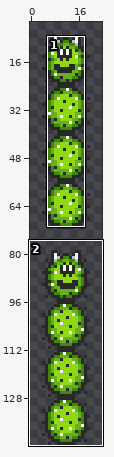
Sprite sheet: Expanded Enemies/Pokeys/[Skins]/SMB3/npc-860e.png. Above: a wide view before the commit, with the close-up outlined.
Close-up. Earlier state:
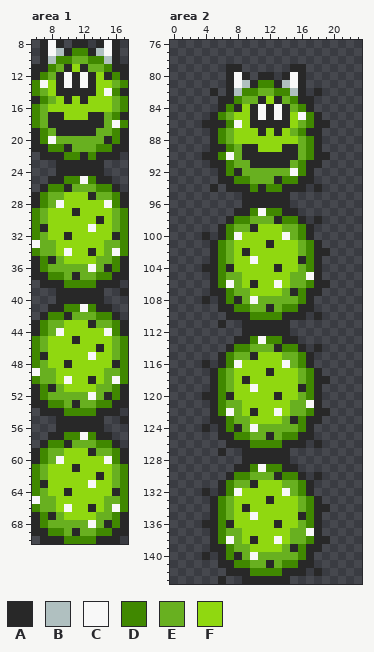
The file is 48x288 pixels, drawn in blocks of 2x2; one block is one cell here. Shown: area 1: x 6..17, y 8..70; area 2: x 0..23, y 76..143. The wide view leaves out empty margins.
Palette (. is transparent): A #282828  B #b0c0c0  C #f8f8f8  D #408800  E #68b020  F #90d810
Pixels before, area 1, first column x 6:
 8 .ACA.AA.ACA.
 9 .ACBADDABCA.
10 .ABDDEEDDBA.
11 AADEAFAEEDAA
12 ADEACACAFADA
13 DCFACACAFFED
14 DEFAAAAAFCDA
15 ADEFAFAFFFED
16 DEFFFFFFFFED
17 DEAAFFFAAEDA
18 DEAAAAAAAECD
19 ADEAAAAAEEDA
20 ADCEEEEEEADA
21 AADDAEEEDDAA
22 .AAADDADAAA.
23 ...AAAAAA...
24 ...AAAAAA...
25 ..AADDCDAA..
26 .ADDAEEEDDA.
27 ADEEFFFAEEDA
28 ADECFFFFFCDA
29 DEFFFAFFFFED
30 DEFFFFFFAFED
31 DAFFFFFCFFED
32 DEFFAFFFFFAD
33 CEEFFFFFFEED
34 DEEFCFFAFECD
35 ADAEFFFFEEDA
36 ADEEEEECEADA
37 AADDEAEEDDAA
38 .AAADDDDAAA.
39 ...AAAAAA..A
40 ...AAAAAA...
41 ..AADDCDAA..
42 .ADDAEEEDDA.
43 ADEEFFFAEEDA
44 ADECFFFFFCDA
45 DEFFFAFFFFED
46 DEFFFFFFAFED
47 DAFFFFFCFFED
48 DEFFAFFFFFAD
49 CEEFFFFFFEED
50 DEEFCFFAFECD
51 ADAEFFFFEEDA
52 ADEEEEECEADA
53 AADDEAEEDDAA
54 .AAADDDDAAA.
55 ...AAAAAA..A
56 ...AAAAAA...
57 ..AADDCDAA..
58 .ADDAEEEDDA.
59 ADEEFFFAEEDA
60 ADECFFFFFCDA
61 DEFFFAFFFFED
62 DEFFFFFFAFED
63 DAFFFFFCFFED
64 DEFFAFFFFFAD
65 CEEFFFFFFEED
66 DEEFCFFAFECD
67 ADAEFFFFEEDA
68 ADEEEEECEADA
69 AADDEAEEDDAA
70 .AAADDDDAAA.
Pixels before, area 2, first column x 4:
 79 ...AA......AA...
 80 ...ACA.AA.ACA...
 81 ...ACBADDABCA...
 82 .A.ABDDEEDDBA.A.
 83 ..AADEEAFAEDAA..
 84 ..ADAFACACAEDA..
 85 .ADEFFACACAFCDA.
 86 AAADCFAAAAAFEDAA
 87 .ADEFFFAFAFEDAA.
 88 .ADEFFFFFFFFEDA.
 89 .AADEAAFFFAAEDA.
 90 AADCEAAAAAAAEDAA
 91 .AADEEAAAAAEDAA.
 92 ..ADAEEEEEECDA..
 93 ..AADDEEEADDAA..
 94 .A.AAADADDAAA.A.
 95 .....AAAAAA.....
 96 .....AAAAAA.....
 97 ....AADCDDAA....
 98 ...ADDEEEADDA.A.
 99 ..ADEEAFFFEEDA..
100 A.ADCFFFFFCEDA..
101 .ADEFFFFAFFFEDA.
102 .ADEFAFFFFFFEDAA
103 .ADEFFCFFFFFADA.
104 AADAFFFFFAFFEDA.
105 .ADEEFFFFFFEECA.
106 .ADCEFAFFCFEEDAA
107 .AADEEFFFFEADAA.
108 A.ADAECEEEEEDA..
109 ..AADDEEAEDDAA..
110 ...AAADDDDAAA.A.
111 ..A..AAAAAA.....
112 .....AAAAAA.....
113 ....AADCDDAA....
114 ...ADDEEEADDA.A.
115 ..ADEEAFFFEEDA..
116 A.ADCFFFFFCEDA..
117 .ADEFFFFAFFFEDA.
118 .ADEFAFFFFFFEDAA
119 .ADEFFCFFFFFADA.
120 AADAFFFFFAFFEDA.
121 .ADEEFFFFFFEECA.
122 .ADCEFAFFCFEEDAA
123 .AADEEFFFFEADAA.
124 A.ADAECEEEEEDA..
125 ..AADDEEAEDDAA..
126 ...AAADDDDAAA.A.
127 ..A..AAAAAA.....
128 .....AAAAAA.....
129 ....AADCDDAA....
130 ...ADDEEEADDA.A.
131 ..ADEEAFFFEEDA..
132 A.ADCFFFFFCEDA..
133 .ADEFFFFAFFFEDA.
134 .ADEFAFFFFFFEDAA
135 .ADEFFCFFFFFADA.
136 AADAFFFFFAFFEDA.
137 .ADEEFFFFFFEECA.
138 .ADCEFAFFCFEEDAA
139 .AADEEFFFFEADAA.
140 A.ADAECEEEEEDA..
141 ..AADDEEAEDDAA..
142 ...AAADDDDAAA.A.
143 ..A..AAAAAA.....
After:
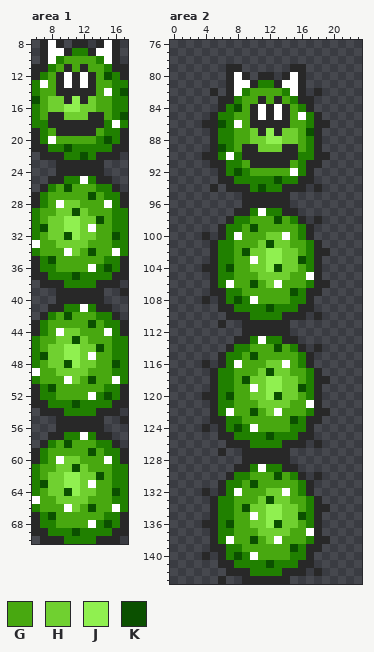
Colours new in this view: G #48a810  H #70d030  J #90f050  K #0b5000
Diff:
colour C: #f8f8f8 -> #ffffff
colour D: #408800 -> #208000
Area 1:
y 9: x 9 B -> C; x 14 B -> C
y 10: x 8 B -> C; x 10..13 DEED -> GGGG; x 15 B -> C
y 11: x 9 E -> G; x 11 F -> G; x 13..14 EE -> GG
y 12: x 8 E -> G; x 14..15 FA -> GK
y 13: x 8 F -> G; x 14..16 FFE -> GGD
y 14: x 7..8 EF -> GG; x 14 F -> G; x 17 A -> K
y 15: x 6..9 ADEF -> KGHH; x 11 F -> J; x 13..16 FFFE -> HGGD
y 16: x 7..16 EFFFFFFFFE -> GHHJJHHGGD
y 17: x 7 E -> G; x 10..12 FFF -> HHH; x 15 E -> G; x 17 A -> K
y 18: x 7 E -> D; x 15 E -> D
y 19: x 8 E -> G; x 14..15 EE -> GD
y 20: x 9..15 EEEEEEA -> GGGGGDK
y 21: x 10..13 AEEE -> KDDD
y 22: x 12 A -> K
y 26: x 9..13 DAEEE -> GKGGG
y 27: x 8..15 EEFFFAEE -> GGGGGKGD
y 28: x 8 E -> G; x 10..14 FFFFF -> HHGGG
y 29: x 7..16 EFFFAFFFFE -> GGHHKHGGGD
y 30: x 7..16 EFFFFFFAFE -> GHHJJHHKGD
y 31: x 7..12 AFFFFF -> KHHJJH; x 14..16 FFE -> GGD
y 32: x 7..16 EFFAFFFFFA -> GHHKJHHGGK
y 33: x 7..16 EEFFFFFFEE -> GGHHHHGGGD
y 34: x 7..9 EEF -> GGG; x 11..15 FFAFE -> HGKGG
y 35: x 8..15 AEFFFFEE -> KGGGGGGD
y 36: x 8..12 EEEEE -> DGGGG; x 14..15 EA -> DK
y 37: x 10..13 EAEE -> DKDD
y 42: x 9..13 DAEEE -> GKGGG
y 43: x 8..15 EEFFFAEE -> GGGGGKGD
y 44: x 8 E -> G; x 10..14 FFFFF -> HHGGG
y 45: x 7..16 EFFFAFFFFE -> GGHHKHGGGD
y 46: x 7..16 EFFFFFFAFE -> GHHJJHHKGD
y 47: x 7..12 AFFFFF -> KHHJJH; x 14..16 FFE -> GGD
y 48: x 7..16 EFFAFFFFFA -> GHHKJHHGGK
y 49: x 7..16 EEFFFFFFEE -> GGHHHHGGGD
y 50: x 7..9 EEF -> GGG; x 11..15 FFAFE -> HGKGG
y 51: x 8..15 AEFFFFEE -> KGGGGGGD
y 52: x 8..12 EEEEE -> DGGGG; x 14..15 EA -> DK
y 53: x 10..13 EAEE -> DKDD
y 58: x 9..13 DAEEE -> GKGGG
y 59: x 8..15 EEFFFAEE -> GGGGGKGD
y 60: x 8 E -> G; x 10..14 FFFFF -> HHGGG
y 61: x 7..16 EFFFAFFFFE -> GGHHKHGGGD
y 62: x 7..16 EFFFFFFAFE -> GHHJJHHKGD
y 63: x 7..12 AFFFFF -> KHHJJH; x 14..16 FFE -> GGD
y 64: x 7..16 EFFAFFFFFA -> GHHKJHHGGK
y 65: x 7..16 EEFFFFFFEE -> GGHHHHGGGD
y 66: x 7..9 EEF -> GGG; x 11..15 FFAFE -> HGKGG
y 67: x 8..15 AEFFFFEE -> KGGGGGGD
y 68: x 8..12 EEEEE -> DGGGG; x 14..15 EA -> DK
y 69: x 10..13 EAEE -> DKDD
Area 2:
y 81: x 9 B -> C; x 14 B -> C
y 82: x 8 B -> C; x 10..13 DEED -> GGGG; x 15 B -> C
y 83: x 9..10 EE -> GG; x 12 F -> G; x 14 E -> G
y 84: x 8..9 AF -> KG; x 15 E -> G
y 85: x 7..9 EFF -> DGG; x 15 F -> G
y 86: x 6 A -> K; x 9 F -> G; x 15..16 FE -> GG
y 87: x 7..10 EFFF -> DGGH; x 12 F -> J; x 14..17 FEDA -> HHGK
y 88: x 7..16 EFFFFFFFFE -> DGGHHJJHHG
y 89: x 6 A -> K; x 8 E -> G; x 11..13 FFF -> HHH; x 16 E -> G
y 90: x 8 E -> D; x 16 E -> D
y 91: x 8..9 EE -> DG; x 15 E -> G
y 92: x 8..14 AEEEEEE -> KDGGGGG
y 93: x 10..13 EEEA -> DDDK
y 94: x 11 A -> K
y 98: x 10..14 EEEAD -> GGGKG
y 99: x 8..15 EEAFFFEE -> DGKGGGGG
y 100: x 9..13 FFFFF -> GGGHH; x 15 E -> G
y 101: x 7..16 EFFFFAFFFE -> DGGGHKHHGG
y 102: x 7..16 EFAFFFFFFE -> DGKHHJJHHG
y 103: x 7..9 EFF -> DGG; x 11..16 FFFFFA -> HJJHHK
y 104: x 7..16 AFFFFFAFFE -> KGGHHJKHHG
y 105: x 7..16 EEFFFFFFEE -> DGGGHHHHGG
y 106: x 8..12 EFAFF -> GGKGH; x 14..16 FEE -> GGG
y 107: x 8..15 EEFFFFEA -> DGGGGGGK
y 108: x 8..9 AE -> KD; x 11..15 EEEEE -> GGGGD
y 109: x 10..13 EEAE -> DDKD
y 114: x 10..14 EEEAD -> GGGKG
y 115: x 8..15 EEAFFFEE -> DGKGGGGG
y 116: x 9..13 FFFFF -> GGGHH; x 15 E -> G
y 117: x 7..16 EFFFFAFFFE -> DGGGHKHHGG
y 118: x 7..16 EFAFFFFFFE -> DGKHHJJHHG
y 119: x 7..9 EFF -> DGG; x 11..16 FFFFFA -> HJJHHK
y 120: x 7..16 AFFFFFAFFE -> KGGHHJKHHG
y 121: x 7..16 EEFFFFFFEE -> DGGGHHHHGG
y 122: x 8..12 EFAFF -> GGKGH; x 14..16 FEE -> GGG
y 123: x 8..15 EEFFFFEA -> DGGGGGGK
y 124: x 8..9 AE -> KD; x 11..15 EEEEE -> GGGGD
y 125: x 10..13 EEAE -> DDKD
y 130: x 10..14 EEEAD -> GGGKG
y 131: x 8..15 EEAFFFEE -> DGKGGGGG
y 132: x 9..13 FFFFF -> GGGHH; x 15 E -> G
y 133: x 7..16 EFFFFAFFFE -> DGGGHKHHGG
y 134: x 7..16 EFAFFFFFFE -> DGKHHJJHHG
y 135: x 7..9 EFF -> DGG; x 11..16 FFFFFA -> HJJHHK
y 136: x 7..16 AFFFFFAFFE -> KGGHHJKHHG
y 137: x 7..16 EEFFFFFFEE -> DGGGHHHHGG
y 138: x 8..12 EFAFF -> GGKGH; x 14..16 FEE -> GGG
y 139: x 8..15 EEFFFFEA -> DGGGGGGK
y 140: x 8..9 AE -> KD; x 11..15 EEEEE -> GGGGD
y 141: x 10..13 EEAE -> DDKD
Changed places in both close-ups, as pixel boxes (x1, y1, x2, y2):
changed: (32, 40, 128, 544)
changed: (218, 72, 314, 576)
